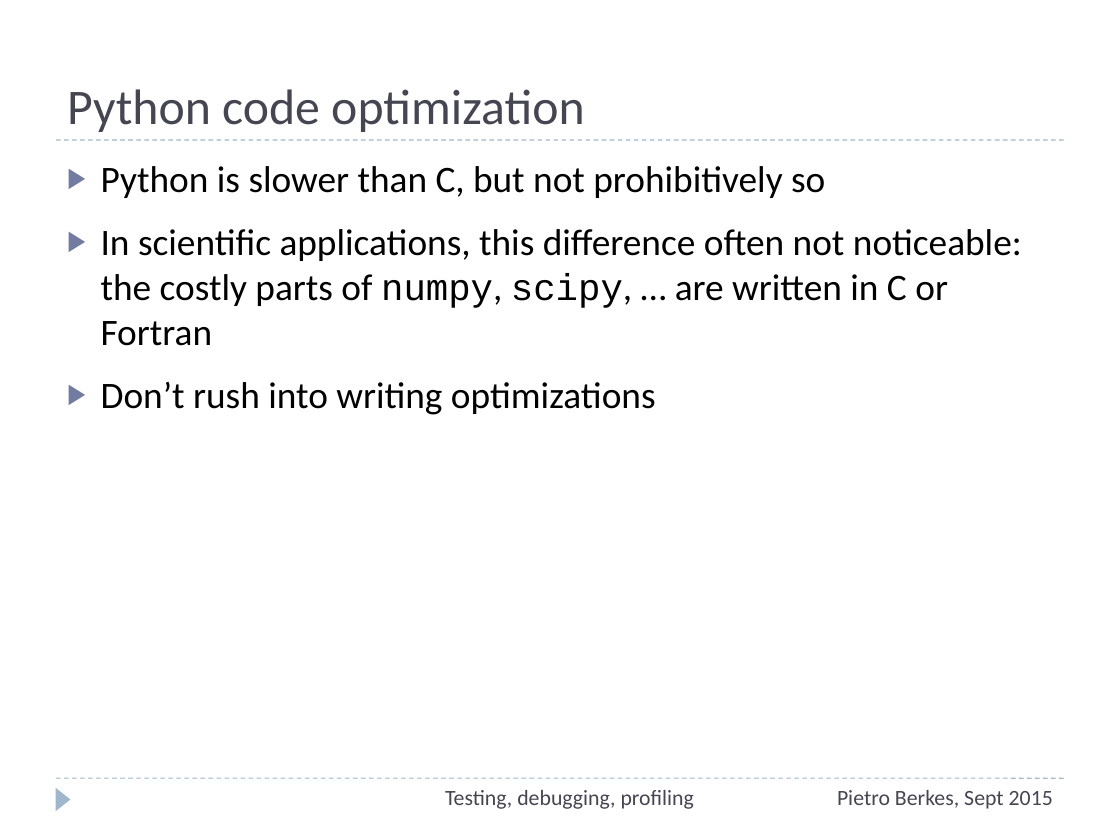
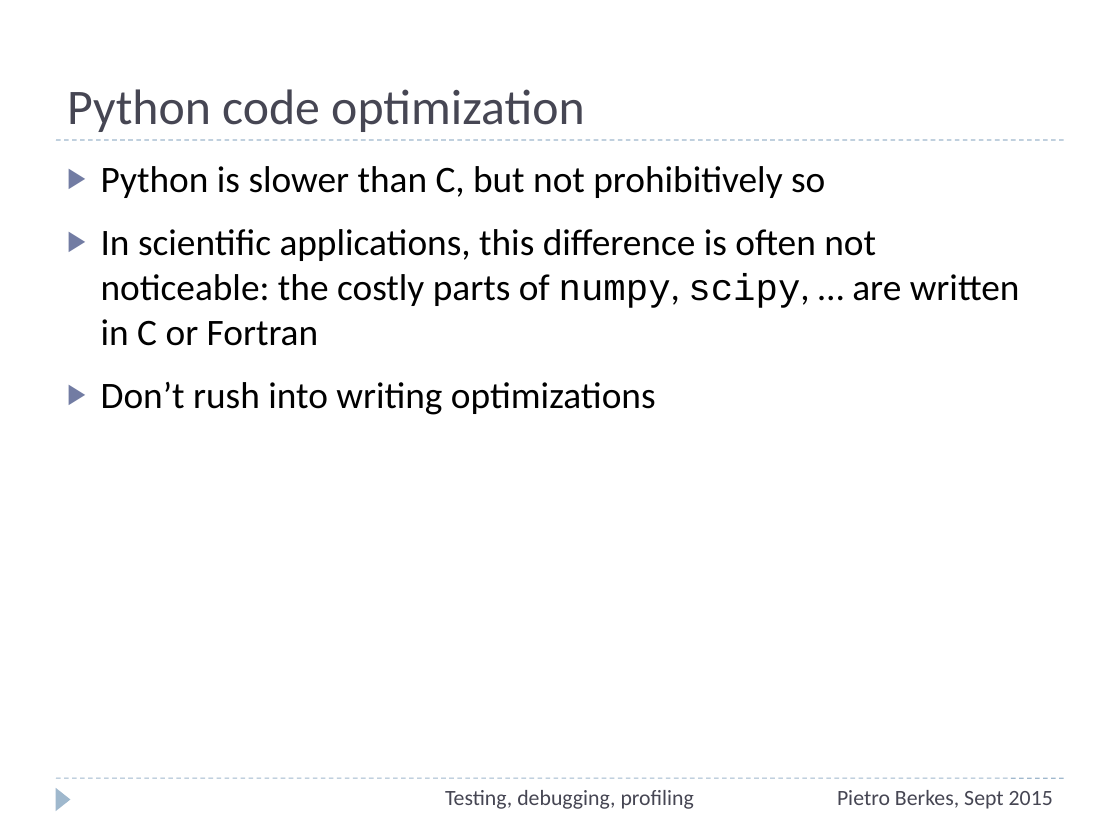
Before and after one commit to ASPP/testing_debugging_profiling, a slide deck: slide 63 of testing-debugging-profiling.pptx (slide 62 before the commit). Drawn at 1120x840 pixels with LibreOffice and Linux fonts; fonts in the diff are those of the drawing. Boxes give left, top, right and bottom in pixels: in the first picture for what was removed or moved away, otherwise in the second. Text is boxed around its words. In the diff, an @@ line names an element or a change of style, - is before the commit and + after.

```diff
--- a/testing-debugging-profiling.pptx
+++ b/testing-debugging-profiling.pptx
@@ text at bbox=[101, 229, 1020, 346]: text changed @@
-▶ In scientific applications, this difference often not noticeable: the costly parts of numpy, scipy, … are written in C or Fortran
+▶ In scientific applications, this difference is often not noticeable: the costly parts of numpy, scipy, … are written in C or Fortran
```
Also in this commit, not shown: 9 other slides changed, 1 slide added, 1 slide removed.
